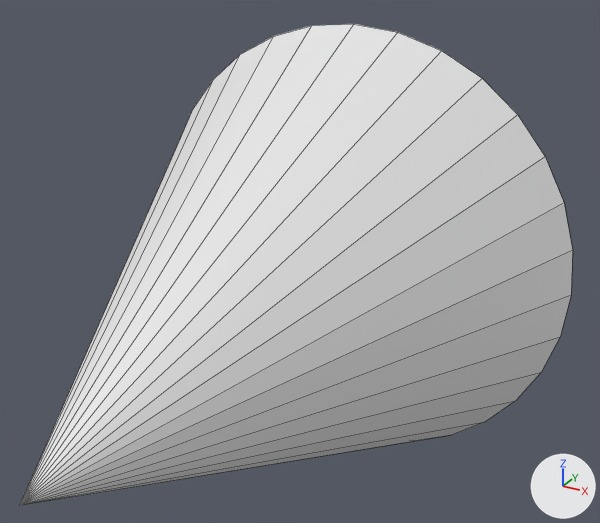
The Blender file Assets/Models/CentipedeNormalFoot.blend as it was, and as the next commit left it.
The view is the same before and after, from a 50 mm camera at (0.375, -0.782, 0.37) aimed at (0.043, -0.177, 0.068). The axes (+X, +Y, +Z) are drawn at lower right. The lights are the same throughout. Mesh edges are drawn as thin lines.
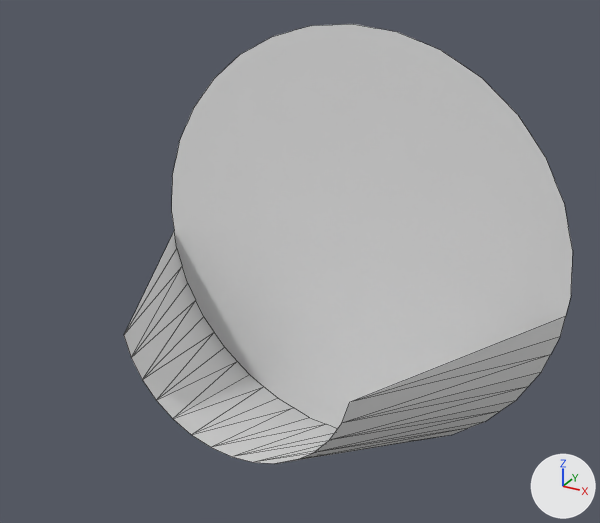
Pixel boxes [x1, y1, x2, y2] of what changed, in the pictures (600 x 523 px):
'Cone', reshaped (19% narrower, 9% shorter)
    before: [20, 24, 573, 505]
    after: [124, 24, 573, 464]

The change in detail:
me_cone is used by ob_cone; location (0.0, 0.0, 0.0).
me_cone had 33 vertices, 33 faces and spanned x -0.25..0.25, y -0.485..0.015, z -0.25..0.25.
me_cone now has 79 vertices, 45 faces and spans x -0.25..0.25, y -0.235..0.015, z -0.25..0.25.
Part 1, on me_cone:
1 vertex is removed from x 0.0, y -0.485, z 0.0.
33 faces are deleted.
47 vertices are added at x -0.248..0.248, y -0.235..0.015, z -0.248..0.248.
45 new faces join them.
